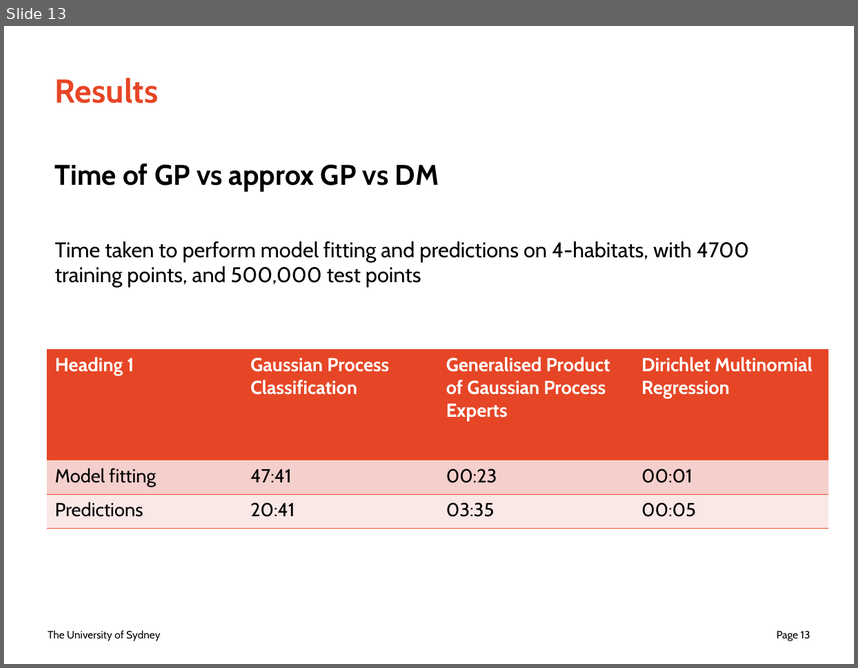
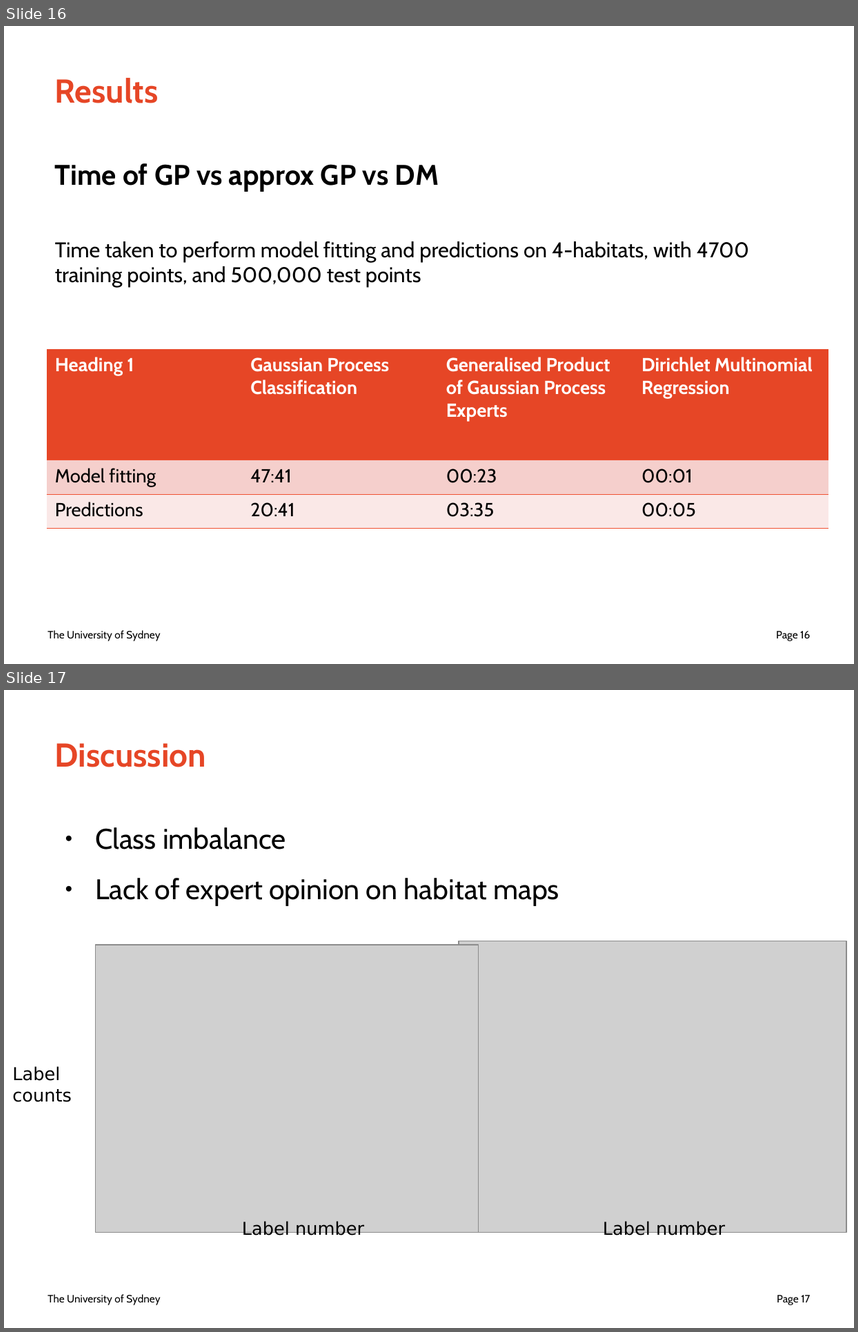
Before and after one commit to juicetin/honours, a slide deck: prez/honours_prez.odp. Shown one above the other, each under a label of ours: slide 13 before the commit, slides 16 and 17 after it. The pictures are 858x668 and 858x1332 pixels, drawn with LibreOffice and Linux fonts; fonts in the diff are those of the drawing; grey boxes stand for pictures. Boxes give left, top, right and bottom in pixels: in the first picture for what was removed or moved away, otherwise in the second. Text is boxed around its words. In the diff, an @@ line names an element or a change of style, - is before the commit and + after.

```diff
--- a/prez/honours_prez.odp
+++ b/prez/honours_prez.odp
@@ slide 17 added at (x1=4, y1=690, x2=854, y2=1328), background #FFFFFF; not listed: 2 template elements that a slide beside it also shows @@
@@ title added at (x1=55, y1=743, x2=206, y2=767), 28 pt, text #E64626, bold @@
+Discussion
@@ text added at (x1=95, y1=827, x2=559, y2=906), 24 pt, text #000000 @@
+● Class imbalance
+● Lack of expert opinion on habitat maps
@@ picture added at (x1=95, y1=944, x2=478, y2=1232) @@
@@ picture added at (x1=459, y1=940, x2=846, y2=1232) @@
@@ text added at (x1=12, y1=1066, x2=72, y2=1102), 15 pt, text #000000 @@
+Label
+counts
@@ text added at (x1=242, y1=1221, x2=364, y2=1239), 15 pt, text #000000 @@
+Label number
@@ text added at (x1=603, y1=1221, x2=725, y2=1239), 15 pt, text #000000 @@
+Label number
@@ what was slide 13 is now slide 16 @@
@@ page number at (x1=776, y1=630, x2=810, y2=641): text changed @@
-Page 13
+Page 16
```
Also in this commit, not shown: 3 slides changed, 1 slide removed, 1 other file.
